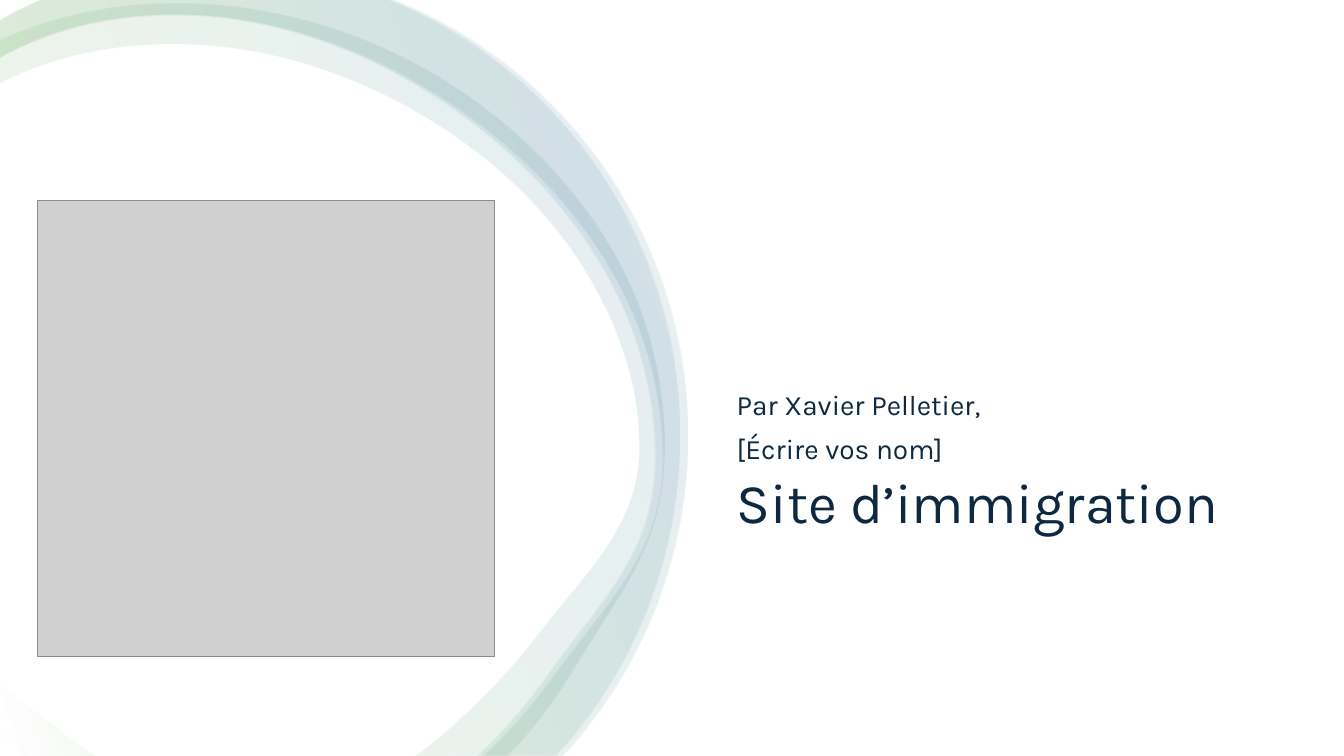
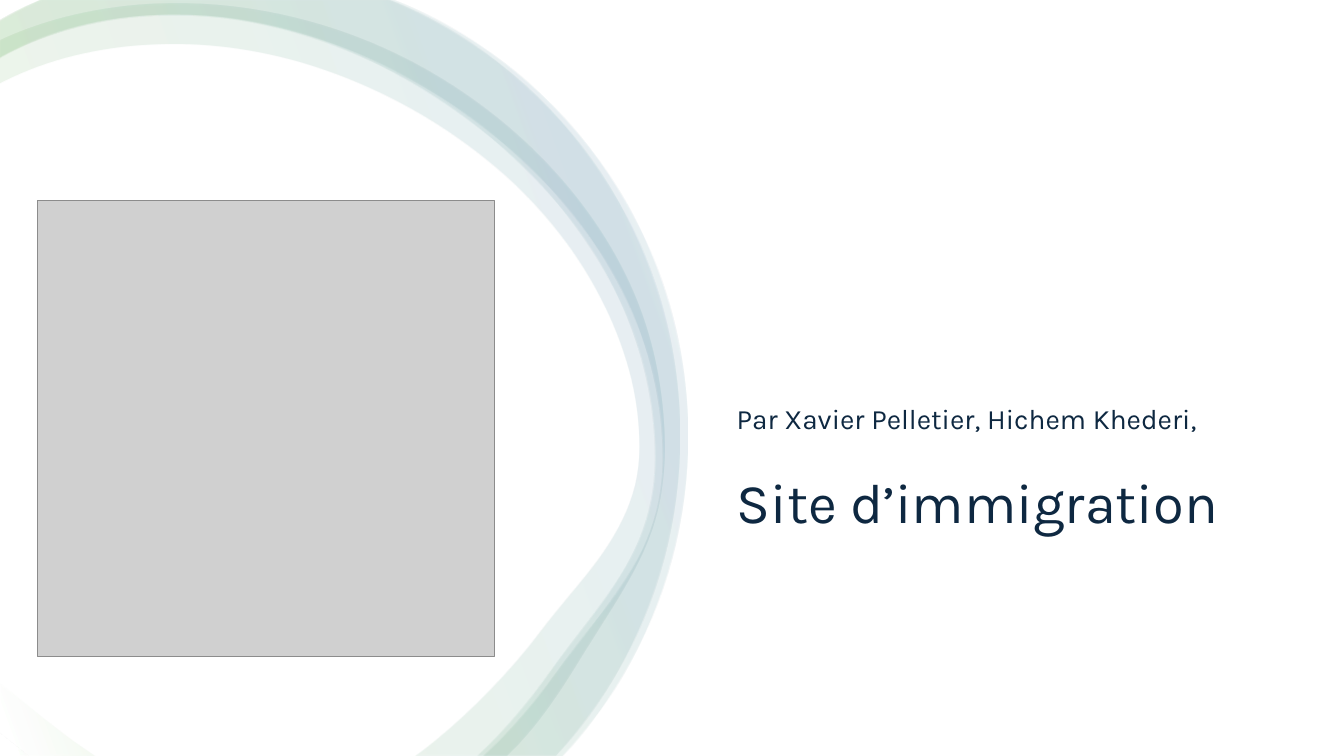
Before and after one commit to xpelletier07/Projet_Site_Immigration, a slide deck: slide 1 of Mandats/Mandat_3/Présentation.pptx. Drawn at 1344x756 pixels with LibreOffice and Linux fonts; fonts in the diff are those of the drawing; grey boxes stand for pictures. Boxes give left, top, right and bottom in pixels: in the first picture for what was removed or moved away, otherwise in the second. Text is boxed around its words. In the diff, an @@ line names an element or a change of style, - is before the commit and + after.

Commit message:
update presentation

```diff
--- a/Mandats/Mandat_3/Présentation.pptx
+++ b/Mandats/Mandat_3/Présentation.pptx
@@ subtitle at (737,409,1197,432): text changed @@
-Par Xavier Pelletier,
-[Écrire vos nom]
+Par Xavier Pelletier, Hichem Khederi,
```
Also in this commit, not shown: 1 other slide changed, 1 slide added.
